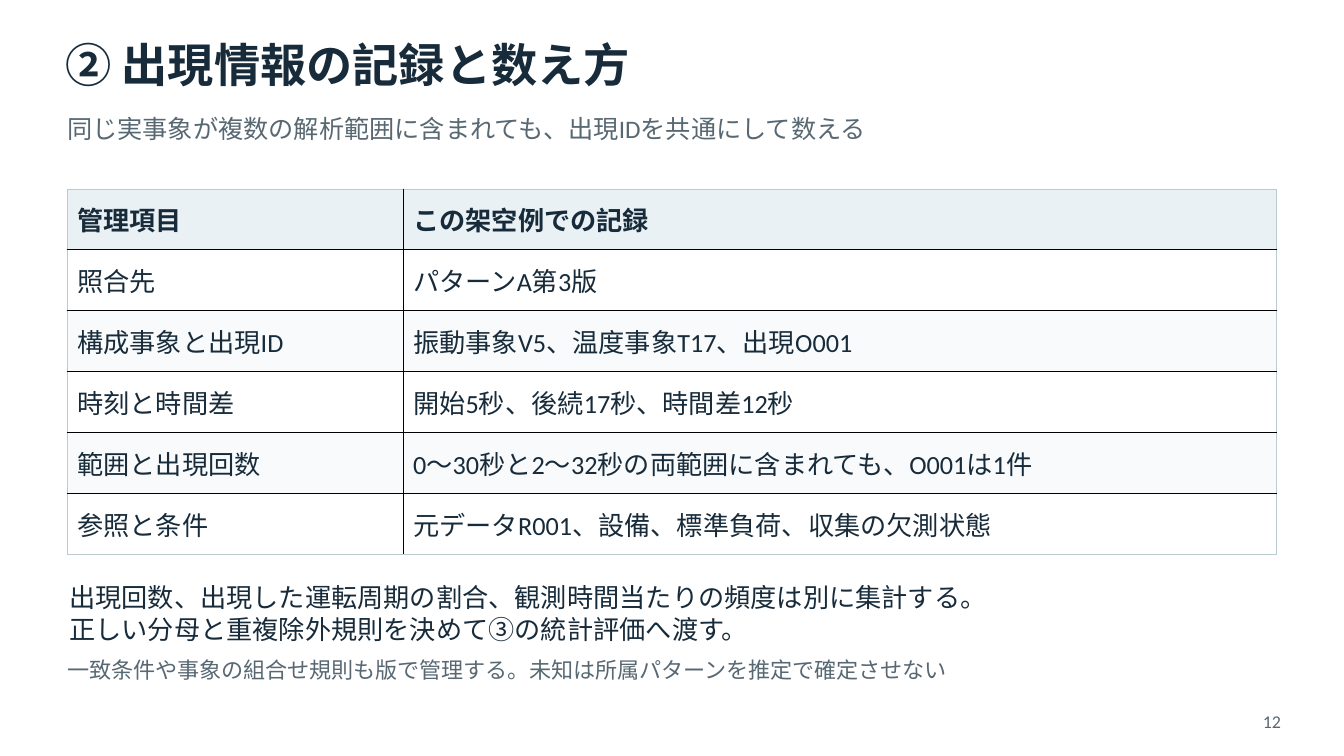
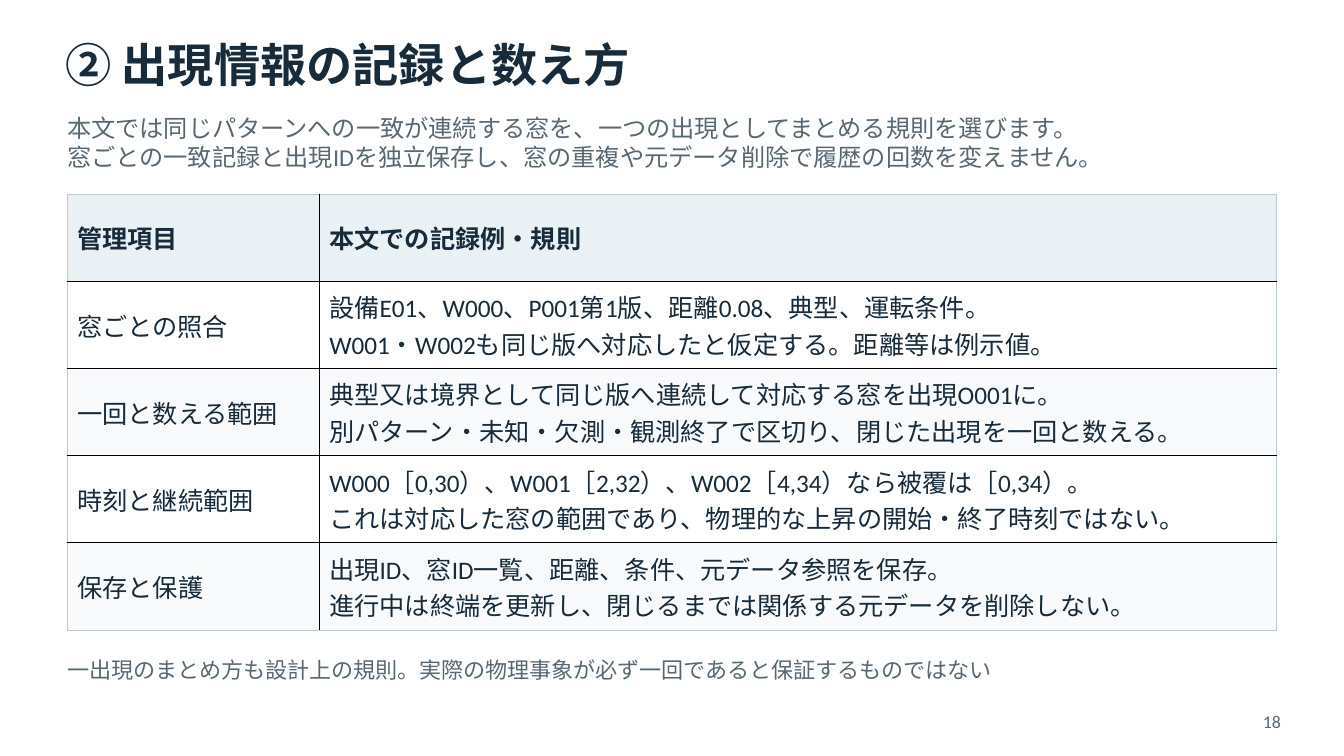
Before and after one commit to tachyonstone/test, a slide deck: slide 18 of 発明アイデア説明資料.pptx (slide 12 before the commit). Drawn at 1344x756 pixels with LibreOffice and Linux fonts; fonts in the diff are those of the drawing. Boxes give left, top, right and bottom in pixels: in the first picture for what was removed or moved away, otherwise in the second. Text is boxed around its words. In the diff, an @@ line names an element or a change of style, - is before the commit and + after.

```diff
--- a/発明アイデア説明資料.pptx
+++ b/発明アイデア説明資料.pptx
@@ text at <box>67,116,1103,168</box>: text changed; size 18 to 17.2 pt @@
-同じ実事象が複数の解析範囲に含まれても、出現IDを共通にして数える
+本文では同じパターンへの一致が連続する窓を、一つの出現としてまとめる規則を選びます。
+窓ごとの一致記録と出現IDを独立保存し、窓の重複や元データ削除で履歴の回数を変えません。
@@ table removed at <box>68,190,1277,555</box>, 6 rows, 2 columns @@
-管理項目 | この架空例での記録
-照合先 | パターンA第3版
-構成事象と出現ID | 振動事象V5、温度事象T17、出現O001
-時刻と時間差 | 開始5秒、後続17秒、時間差12秒
-範囲と出現回数 | 0〜30秒と2〜32秒の両範囲に含まれても、O001は1件
-参照と条件 | 元データR001、設備、標準負荷、収集の欠測状態
@@ table added at <box>68,195,1277,630</box>, 5 rows, 2 columns @@
+管理項目 | 本文での記録例・規則
+窓ごとの照合 | 設備E01、W000、P001第1版、距離0.08、典型、運転条件。 / W001・W002も同じ版へ対応したと仮定する。距離等は例示値。
+一回と数える範囲 | 典型又は境界として同じ版へ連続して対応する窓を出現O001に。 / 別パターン・未知・欠測・観測終了で区切り、閉じた出現を一回と数える。
+時刻と継続範囲 | W000［0,30）、W001［2,32）、W002［4,34）なら被覆は［0,34）。 / これは対応した窓の範囲であり、物理的な上昇の開始・終了時刻ではない。
+保存と保護 | 出現ID、窓ID一覧、距離、条件、元データ参照を保存。 / 進行中は終端を更新し、閉じるまでは関係する元データを削除しない。
@@ text removed at <box>69,585,986,642</box> @@
-出現回数、出現した運転周期の割合、観測時間当たりの頻度は別に集計する。
-正しい分母と重複除外規則を決めて③の統計評価へ渡す。
@@ text at <box>67,659,991,680</box>: text changed @@
-一致条件や事象の組合せ規則も版で管理する。未知は所属パターンを推定で確定させない
+一出現のまとめ方も設計上の規則。実際の物理事象が必ず一回であると保証するものではない
@@ text at <box>1263,716,1281,728</box>: text changed @@
-12
+18
```
Also in this commit, not shown: 41 other slides changed, 16 slides added, 3 slides removed.
